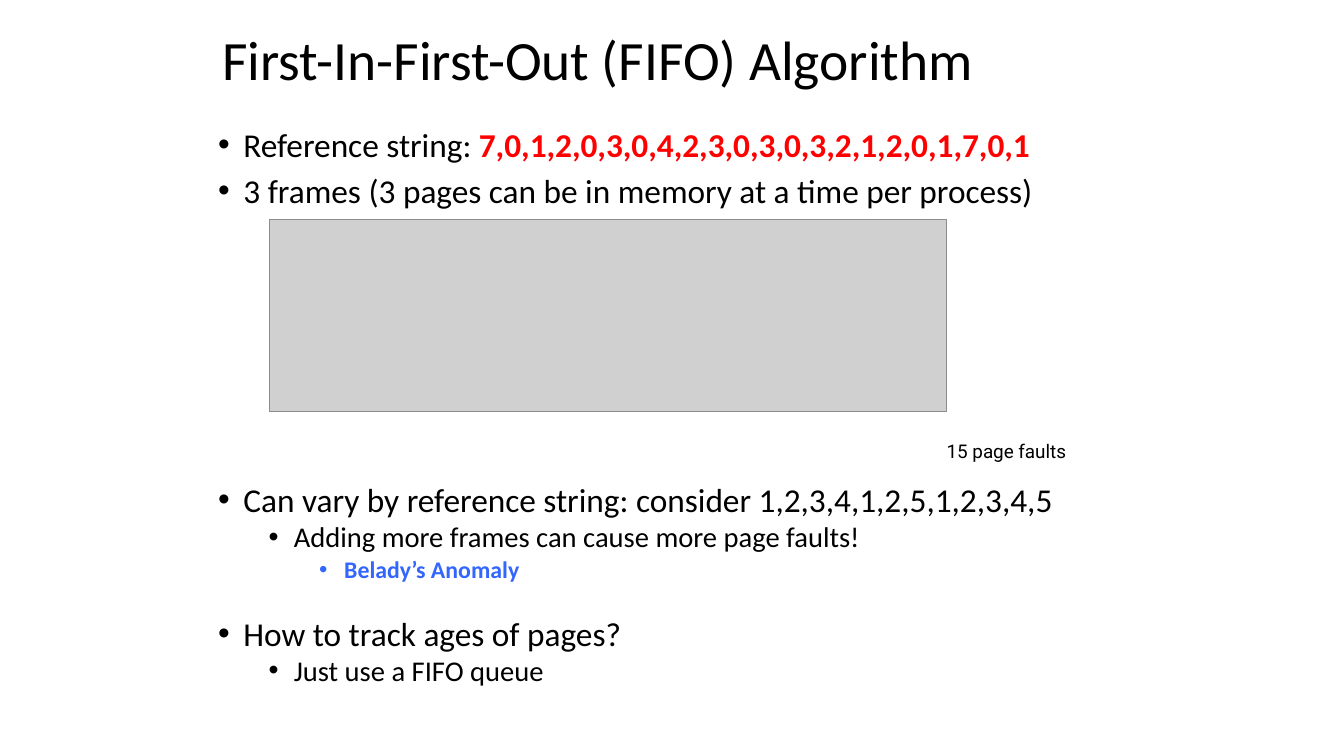
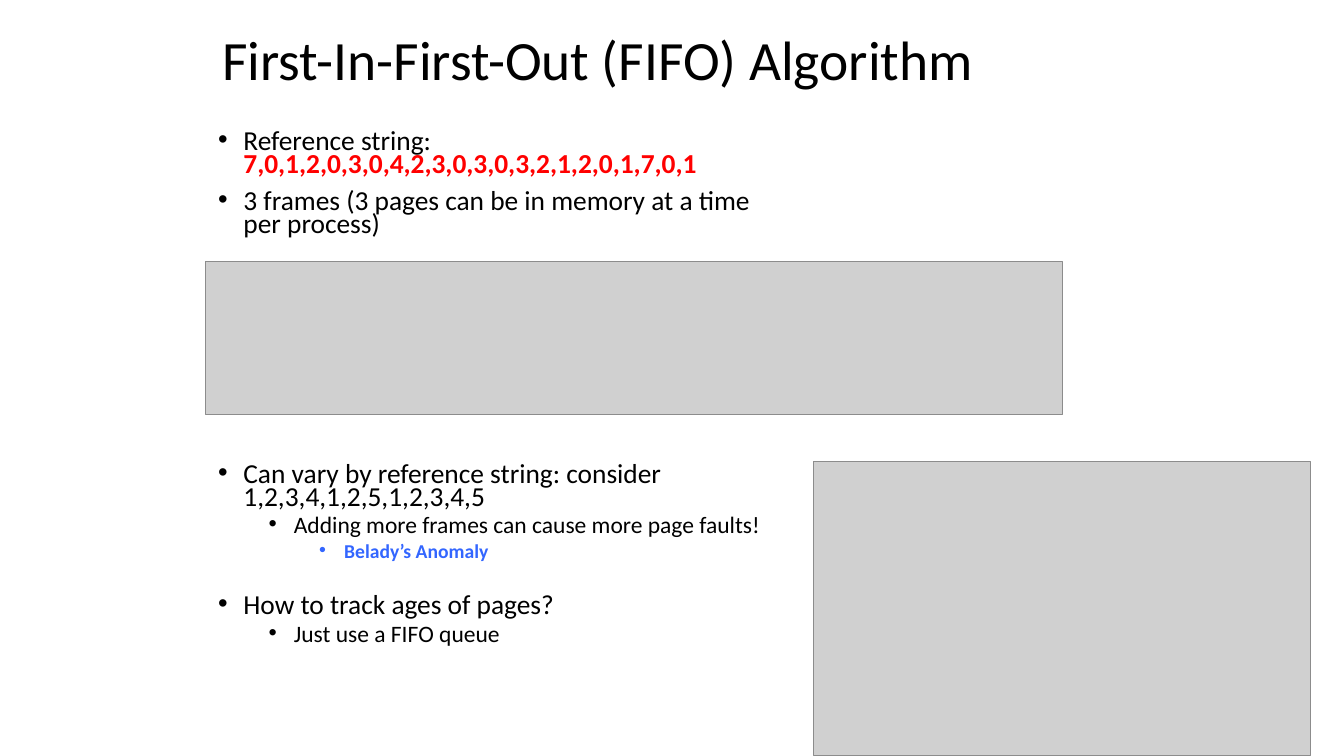
Before and after one commit to jb23lm87/OS-prednasky, a slide deck: slide 29 of OS 5 Správa pamäti II.pptx. Drawn at 1344x756 pixels with LibreOffice and Linux fonts; fonts in the diff are those of the drawing; grey boxes stand for pictures. Boxes give left, top, right and bottom in pixels: in the first picture for what was removed or moved away, otherwise in the second. Text is boxed around its words. In the diff, an @@ line names an element or a change of style, - is before the commit and + after.

```diff
--- a/OS 5 Správa pamäti II.pptx
+++ b/OS 5 Správa pamäti II.pptx
@@ text "Reference string: 7,0,1,2,0,3,0,4,2,3,0,3,0,3,2,1,2,0,1,7,0, ..." at box(243, 131, 759, 646): size 23.8 to 19.6 pt in "Reference string: 7,0,1,2,0,3,0,4,2,3,0,3,0,3,2,1,2,0,1,7,0, ...", "3 frames (3 pages can be in ...", "Can vary by reference string: consider 1,2,3,4,1,2,5,1,2,3,4 ...", "How to track ages of pages?"; size 20.4 to 16.8 pt in "Adding more frames can cause more page ...", "Just use a FIFO queue"; size 17 to 14 pt in "Belady’s Anomaly"; line spacing 0.8 to 0.7 @@
@@ picture: place and size @@
-picture at box(269, 220, 946, 411)
+picture at box(206, 262, 1063, 414)
@@ text removed at box(947, 443, 1066, 462) @@
-15 page faults
@@ picture added at box(814, 461, 1311, 756) @@
```
Also in this commit, not shown: 6 other slides changed.
